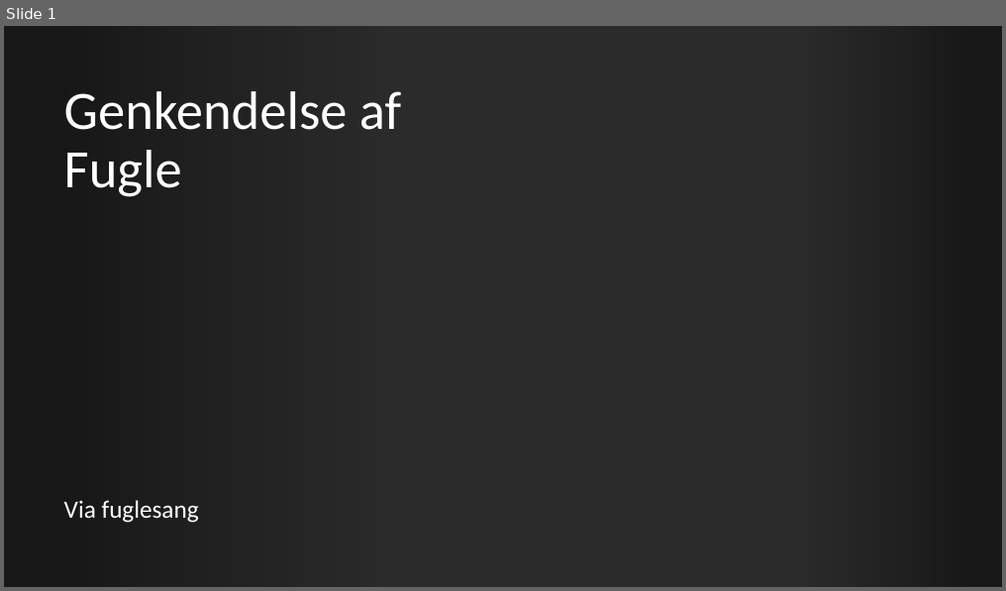
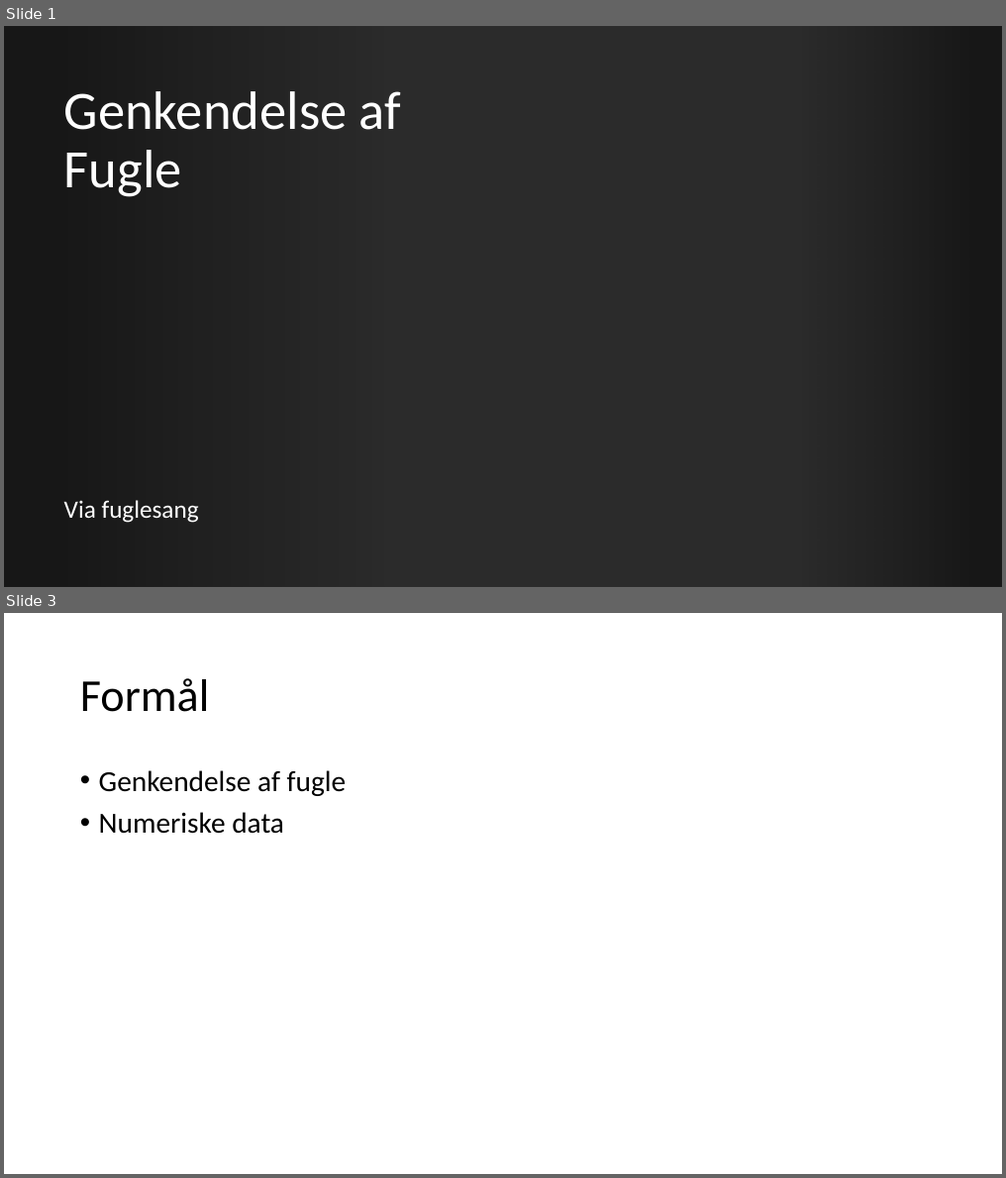
Before and after one commit to BenjaminElifLarsen/Machine_Learning_School, a slide deck: Case/Presentation/Presentation.pptx. Shown one above the other, each under a label of ours: slide 1 before the commit, slides 1 and 3 after it; the slides between them are not shown. The pictures are 1006x591 and 1006x1178 pixels, drawn with LibreOffice and Linux fonts; fonts in the diff are those of the drawing; background and template pictures are left out; a plain dark background stands for a picture behind light text. Boxes give left, top, right and bottom in pixels: in the first picture for what was removed or moved away, otherwise in the second. Text is boxed around its words. In the diff, an @@ line names an element or a change of style, - is before the commit and + after.

```diff
--- a/Case/Presentation/Presentation.pptx
+++ b/Case/Presentation/Presentation.pptx
@@ slide 3 added at (4, 613, 1002, 1174), background #FFFFFF @@
@@ title added at (80, 678, 210, 712), 44 pt, text #000000 @@
+Formål
@@ text added at (99, 770, 347, 834), 28 pt, text #000000 @@
+• Genkendelse af fugle
+• Numeriske data
```
Also in this commit, not shown: 1 slide changed, 10 other slides added, 1 slide removed.
